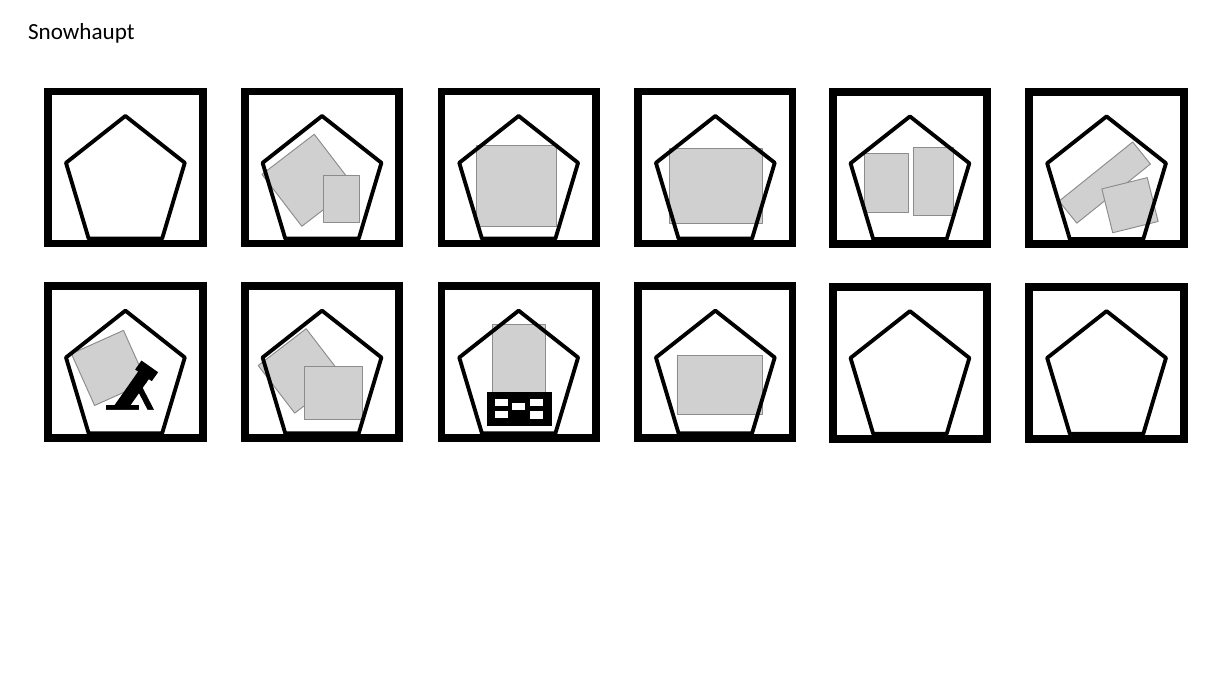
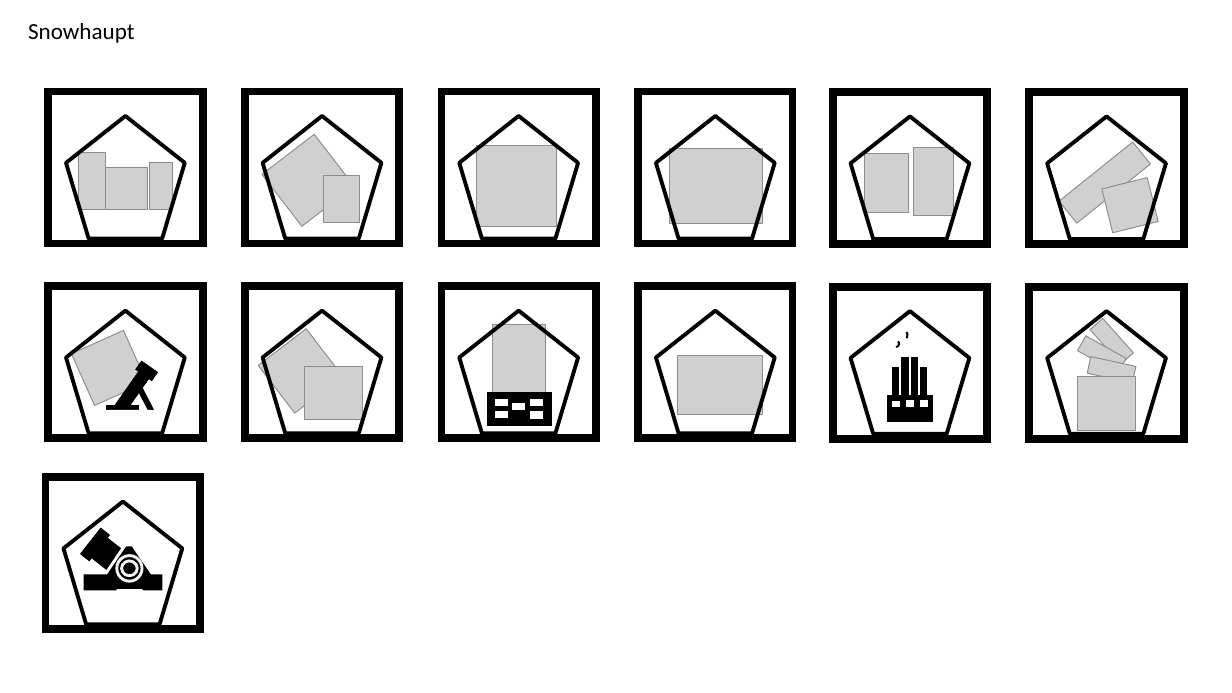
Before and after one commit to alexliuhust/JS_ChessGames, a slide deck: slide 5 of image process/drawings.pptx (slide 6 before the commit). Drawn at 1232x693 pixels with LibreOffice and Linux fonts; fonts in the diff are those of the drawing; grey boxes stand for pictures; background and template pictures are left out. Boxes give left, top, right and bottom in pixels: in the first picture for what was removed or moved away, otherwise in the second. Text is boxed around its words. In the diff, an @@ line names an element or a change of style, - is before the commit and + after.

```diff
--- a/image process/drawings.pptx
+++ b/image process/drawings.pptx
@@ picture added at [79, 152, 106, 211] @@
@@ picture added at [105, 167, 148, 210] @@
@@ picture added at [150, 163, 173, 210] @@
@@ picture added at [1090, 318, 1133, 364] @@
@@ group added at [888, 332, 933, 421]: 8 rectangles, 2 freeform shapes @@
@@ picture added at [1077, 336, 1126, 373] @@
@@ picture added at [1088, 357, 1136, 383] @@
@@ picture added at [1078, 377, 1136, 431] @@
@@ rectangle added at [45, 477, 200, 629], outline #000000 6 pt @@
@@ pentagon added at [64, 502, 183, 625], outline #000000 3 pt @@
@@ group added at [80, 528, 164, 592]: 5 rectangles, 2 ellipses, 1 triangle @@
```
Also in this commit, not shown: 1 slide added, 1 slide removed, 9 other files.
